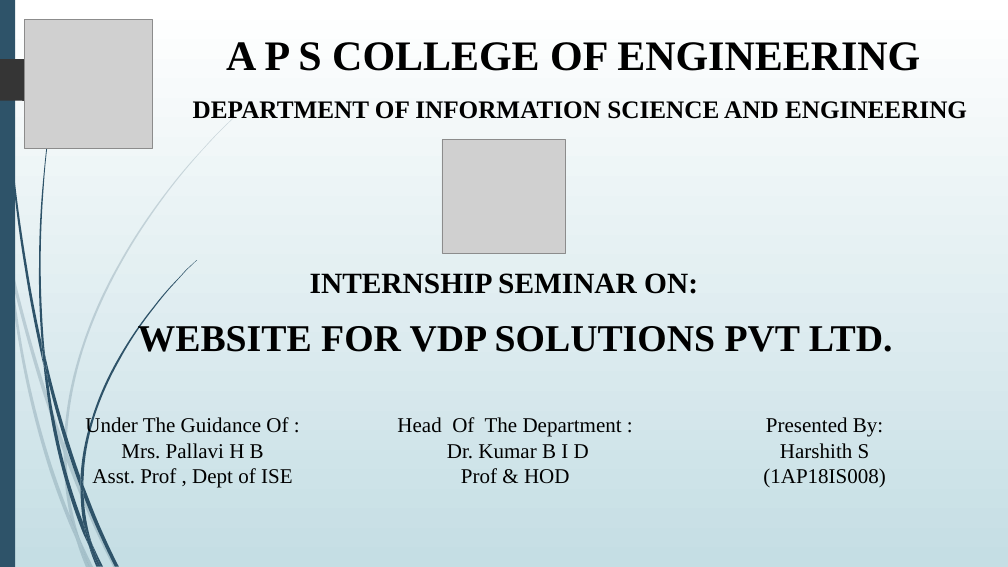
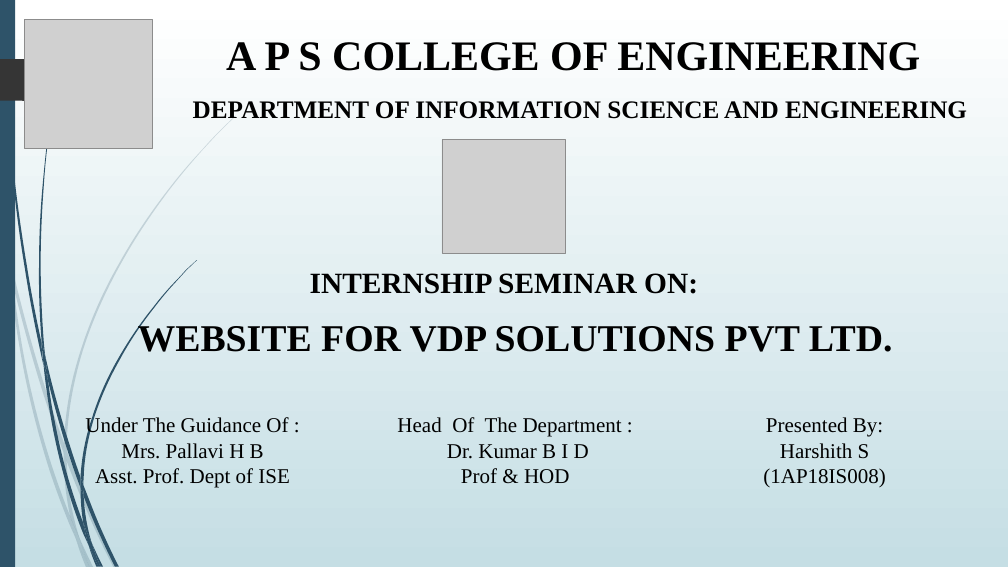
Before and after one commit to Harshith5S/VDP_Solutions, a slide deck: slide 1 of presentation.pptx. Drawn at 1008x567 pixels with LibreOffice and Linux fonts; fonts in the diff are those of the drawing; grey boxes stand for pictures. Boxes give left, top, right and bottom in pixels: in the first picture for what was removed or moved away, otherwise in the second. Text is boxed around its words. In the diff, an @@ line names an element or a change of style, - is before the commit and + after.

```diff
--- a/presentation.pptx
+++ b/presentation.pptx
@@ text at (95, 468, 289, 487): text changed @@
-Asst. Prof , Dept of ISE
+Asst. Prof. Dept of ISE
```
